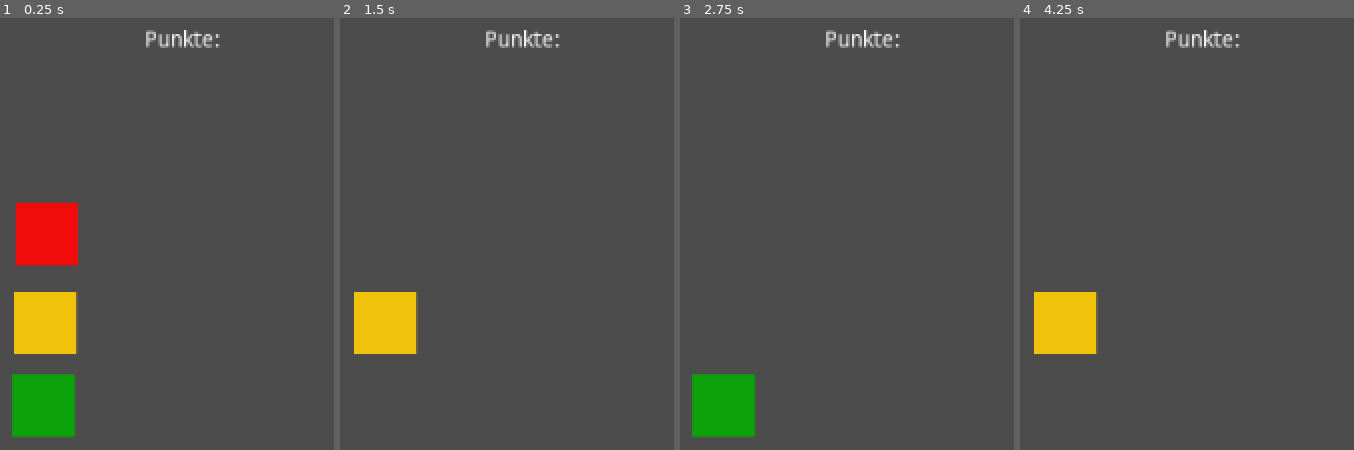
Above: before the commit, frames 1-4 (left to right).
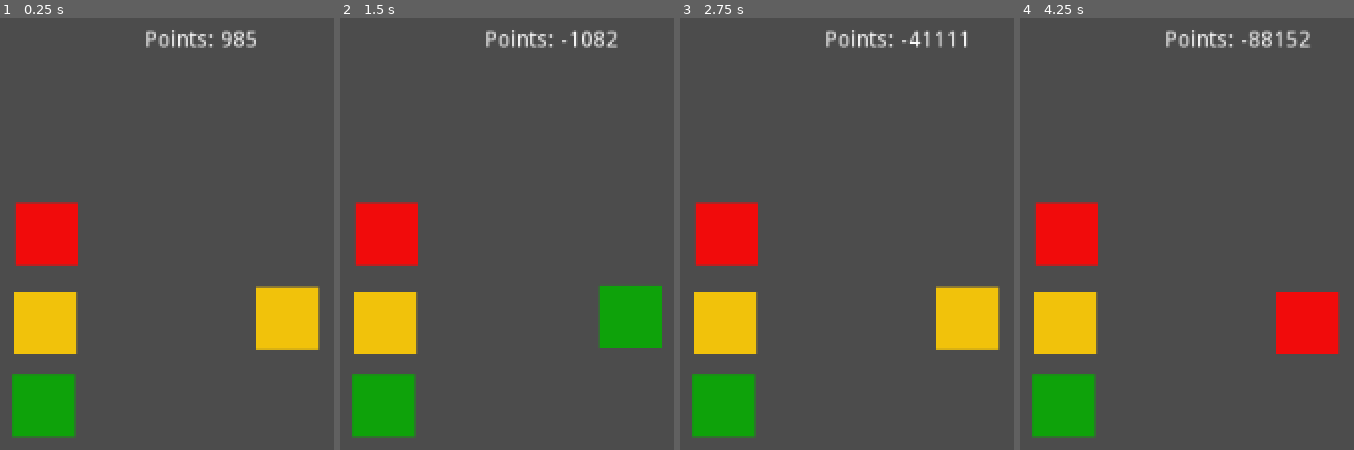
Above: after the commit, the same moments.

Repository: Sajeg/planet-destroyer
Game: Godot game, scene res://main.tscn
Same seed, same stepped clock (60 frames per second), same inputs: the game is played once before the commit and once after it.
Inputs:
- Up to frame 1 (0.25 s): no input
- Up to frame 2 (1.5 s): tap Enter at 0.5 s; hold 1 (1) 0.53-1.28 s; tap 2 (2) at 0.8, 1.35 s
- Up to frame 3 (2.75 s): tap 3 (3) at 1.55 s; hold 3 (3) from 2.03 s (still down); tap 1 (1) at 2.3 s
- Up to frame 4 (4.25 s): release 3 (3) at 2.78 s; tap 1 (1) at 2.85 s; tap 2 (2) at 3.05 s; tap Space at 3.5 s; hold 2 (2) from 3.53 s (still down); tap 3 (3) at 3.8 s

The runs differ from the first frame. In frame 1, 3.4% of the frame differs, in the area x 47-96%, y 2-77%; in frame 2, 9.0%; in frame 3, 8.9%; in frame 4, 9.1%, in the area x 3-96%, y 2-98%.

Commit message:
added a bit more fun

Diff:
--- a/main.gd
+++ b/main.gd
@@ -1,30 +1,65 @@
 extends Node2D
+
+var CircleColor
+var points = 1000
+var CircleNumber = 0
 
 func _ready():
 	spawn_circle()
 
 func _process(_delta):
-	if Input.is_action_pressed("1"):
-		print("1")
-		$Red.visible = true
-		$yellow.visible = false
-		$green.visible = false
-	elif Input.is_action_pressed("2"):
-		print("2")
-		$Red.visible = false
-		$yellow.visible = true
-		$green.visible = false
-	elif Input.is_action_pressed("3"):
-		print("3")
-		$Red.visible = false
-		$yellow.visible = false
-		$green.visible = true
+	add_points()
+	$Label.text = "Points: " + str(points)
+
+
+func add_points():
+	if CircleColor == "Red":
+		if Input.is_action_pressed("1"):
+			points += 1000
+			spawn_circle()
+		elif Input.is_action_pressed("2"):
+			points -= 1000
+		elif Input.is_action_pressed("3"):
+			points -= 1000
+		else:
+			points -= 1
+	elif CircleColor == "Yellow":
+		if Input.is_action_pressed("2"):
+			points += 1000
+			spawn_circle()
+		elif Input.is_action_pressed("2"):
+			points -= 1000
+		elif Input.is_action_pressed("3"):
+			points -= 1000
+		else:
+			points -= 1
+	elif CircleColor == "Green":
+		if Input.is_action_pressed("3"):
+			points += 1000
+			spawn_circle()
+		elif Input.is_action_pressed("2"):
+			points -= 1000
+		elif Input.is_action_pressed("3"):
+			points -= 1000
+		else:
+			points -= 1
+
+
 
 func spawn_circle():
 	var rand = randi()%3
 	if rand == 0:
-		pass
+		CircleColor = "Red"
+		$RedObject.visible = true
+		$yellowObject.visible = false
+		$greenObject.visible = false
 	elif rand == 1:
-		pass
+		CircleColor = "Yellow"
+		$RedObject.visible = false
+		$yellowObject.visible = true
+		$greenObject.visible = false
 	elif rand == 2:
-		pass
+		CircleColor = "Green"
+		$RedObject.visible = false
+		$yellowObject.visible = false
+		$greenObject.visible = true
--- a/main.tscn
+++ b/main.tscn
@@ -32,3 +32,24 @@
 margin_right = 292.0
 margin_bottom = 60.0
 text = "Punkte:"
+
+[node name="RedObject" type="ColorRect" parent="."]
+margin_left = 315.0
+margin_top = 214.0
+margin_right = 355.0
+margin_bottom = 254.0
+color = Color( 0.945098, 0.0431373, 0.0431373, 1 )
+
+[node name="yellowObject" type="ColorRect" parent="."]
+margin_left = 315.0
+margin_top = 211.0
+margin_right = 355.0
+margin_bottom = 251.0
+color = Color( 0.945098, 0.760784, 0.0431373, 1 )
+
+[node name="greenObject" type="ColorRect" parent="."]
+margin_left = 317.0
+margin_top = 210.0
+margin_right = 357.0
+margin_bottom = 250.0
+color = Color( 0.054902, 0.635294, 0.0392157, 1 )
